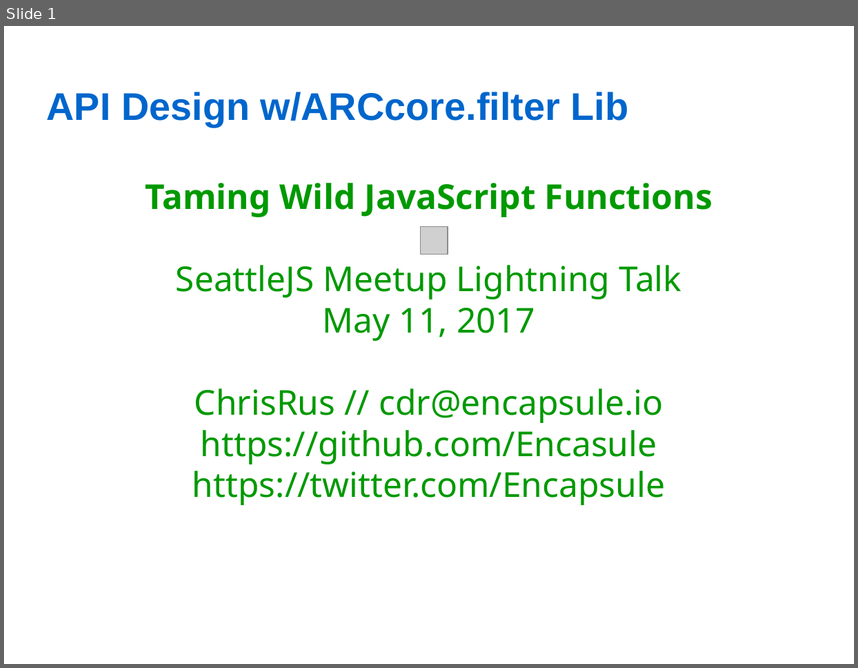
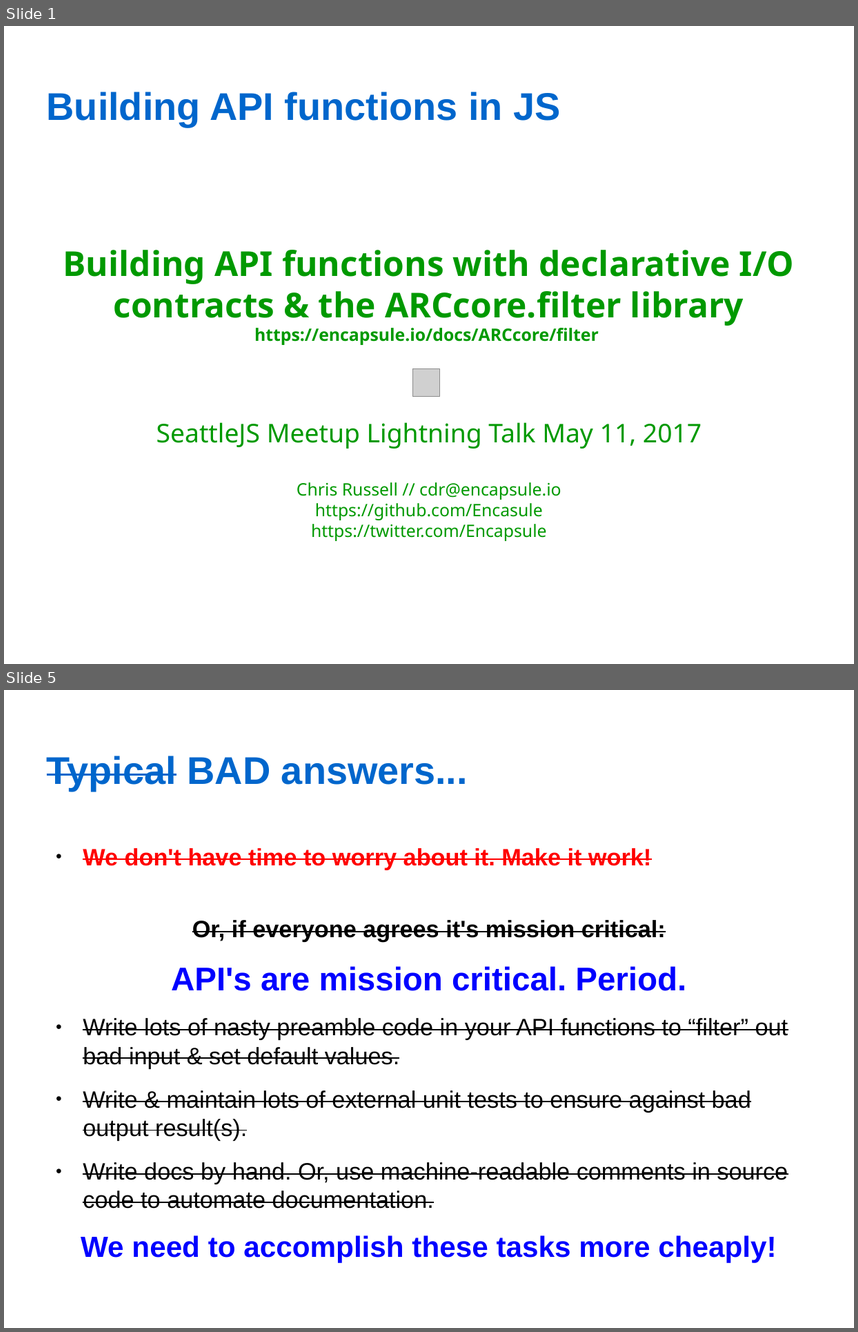
Before and after one commit to Encapsule-Annex/seattlejs-meetup-2017-may-filter-lib, a slide deck: SeattleJS-2017.05.11-ARCcore.filter.odp. Shown one above the other, each under a label of ours: slide 1 before the commit, slides 1 and 5 after it; the slides between them are not shown. The pictures are 858x668 and 858x1332 pixels, drawn with LibreOffice and Linux fonts; fonts in the diff are those of the drawing; grey boxes stand for pictures; background and template pictures are left out. Boxes give left, top, right and bottom in pixels: in the first picture for what was removed or moved away, otherwise in the second. Text is boxed around its words. In the diff, an @@ line names an element or a change of style, - is before the commit and + after.

Commit message:
Presentation for 2017.05.11 SeattleJS

```diff
--- a/SeattleJS-2017.05.11-ARCcore.filter.odp
+++ b/SeattleJS-2017.05.11-ARCcore.filter.odp
@@ slide 5 added at box(4, 690, 854, 1328), background picture (left out) @@
@@ title added at box(47, 756, 468, 791), 36 pt, text #0066CC, bold @@
+Typical BAD answers...
@@ text added at box(83, 848, 789, 1208), 22.1 pt, text #000000, strikethrough @@
+● We don't have time to worry about it. Make it work!
+Or, if everyone agrees it's mission critical:
+API's are mission critical. Period.
+● Write lots of nasty preamble code in your API functions to “filter” out bad input & set default values.
+● Write & maintain lots of external unit tests to ensure against bad output result(s).
+● Write docs by hand. Or, use machine-readable comments in source code to automate documentation.
+We need to accomplish these tasks more cheaply!
@@ slide 1 changed as well @@
@@ title at box(47, 92, 560, 127): text changed @@
-API Design w/ARCcore.filter Lib
+Building API functions in JS
@@ subtitle at box(63, 250, 794, 541): text changed; size 32 to 16 pt @@
-Taming Wild JavaScript Functions
-SeattleJS Meetup Lightning Talk
-May 11, 2017
-ChrisRus // cdr@encapsule.io
-https://github.com/Encasule
-https://twitter.com/Encapsule
+Building API functions with declarative I/O contracts & the ARCcore.filter library
+https://encapsule.io/docs/ARCcore/filter
+SeattleJS Meetup Lightning Talk May 11, 2017
+Chris Russell // cdr@encapsule.io
+https://github.com/Encasule
+https://twitter.com/Encapsule
@@ picture: place and size @@
-picture at box(421, 227, 448, 254)
+picture at box(413, 368, 441, 397)
```
Also in this commit, not shown: 4 other slides changed, 4 other slides added, 3 slides removed.
